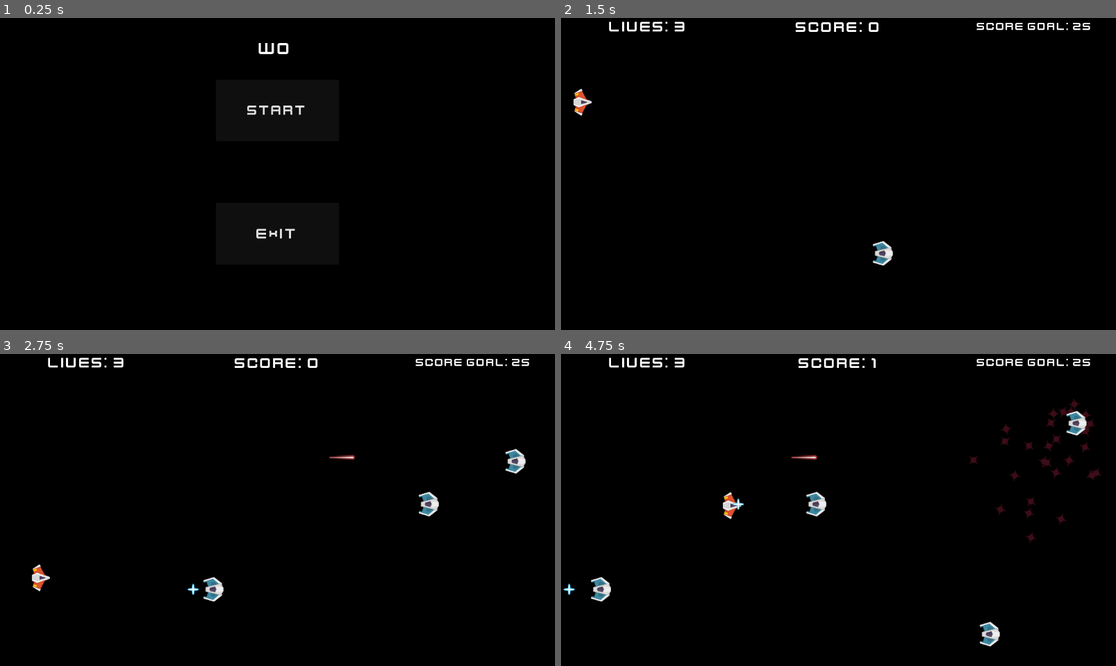
Above: before the commit, frames 1-4 (two rows, left to right).
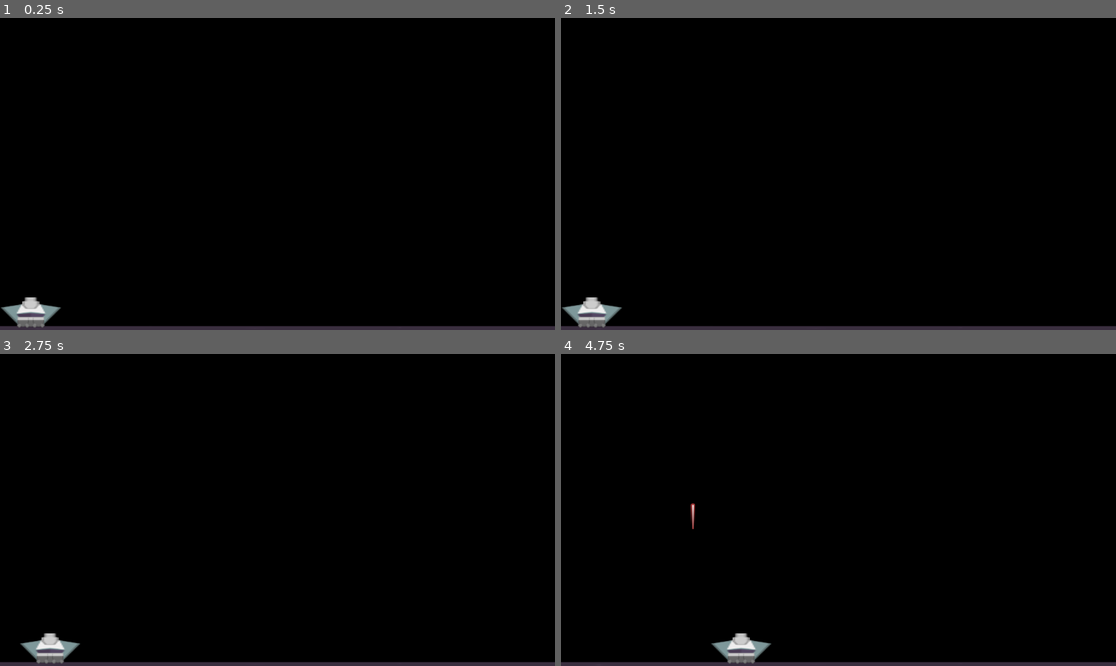
Above: after the commit, the same moments.

Repository: 22dunkae/space-shooter-game-assesment
Game: Godot game, scene res://prefabs/Space invaders.tscn
Two runs of this game, one before a commit and one after it. Both use one fixed random seed, a clock stepped at 60 frames per second and the inputs below. Before the commit the project starts from res://prefabs/Main_Menu.tscn.
Inputs (mouse positions are in pixels of both pictures, inside the frame that each line leads up to):
- Up to frame 1 (0.25 s): no input
- Up to frame 2 (1.5 s): click (838, 111) at 0.5 s, where only the run before the commit has a clickable "START"; hold W (player_up) from 1.28 s (still down); hold A (player_b) from 1.28 s (still down)
- Up to frame 3 (2.75 s): tap D (player_f) at 1.55, 2.1 s; release W (player_up) at 2.03 s; release A (player_b) at 2.03 s; hold S (player_down) from 2.03 s (still down); tap Space (player_shoot) at 2.3 s
- Up to frame 4 (4.75 s): release S (player_down) at 2.78 s; hold A (player_b) 2.78-3.53 s; hold W (player_up) 2.78-4.28 s; tap Space (player_shoot) at 2.85, 4.55 s; tap A (player_b) at 3.6 s; tap D (player_f) at 3.8 s; hold S (player_down) from 4.28 s (still down); hold D (player_f) from 4.28 s (still down)

The runs differ from the first frame. In frame 1, 2.3% of the frame differs, in the area x 0-100%, y 8-100%; in frame 2, 3.0%; in frame 3, 3.5%; in frame 4, 4.4%, in the area x 0-100%, y 1-100%.

Commit message:
created new game aspect

Diff:
--- a/Restart_project_shooter/code/laser.gd
+++ b/Restart_project_shooter/code/laser2.gd
@@ -1,5 +1,5 @@
 extends Area2D
-class_name laser
+class_name spaceinvaderlaser
 @export var speed=25
 
 # Called when the node enters the scene tree for the first time.
@@ -9,4 +9,4 @@
 
 # Called every frame. 'delta' is sthe elapsed time since the previous frame.
 func _process(delta):
-	position.x +=speed
+	position.y -=speed
--- /dev/null
+++ b/Restart_project_shooter/prefabs/Space invaders.tscn
@@ -0,0 +1,14 @@
+[gd_scene load_steps=3 format=3 uid="uid://djbwav3h48q52"]
+
+[ext_resource type="Texture2D" uid="uid://c32jxgmkngd1j" path="res://textures/kenney_space-shooter-redux/Backgrounds/darkPurple.png" id="1_5xo5r"]
+[ext_resource type="PackedScene" uid="uid://gtsb7y2q1ku7" path="res://prefabs/spaceinvaderplayer.tscn" id="1_7jg5w"]
+
+[node name="Node2D" type="Node2D"]
+
+[node name="Sprite2D" type="Sprite2D" parent="."]
+position = Vector2(560, 648)
+scale = Vector2(4.875, 0.0625002)
+texture = ExtResource("1_5xo5r")
+
+[node name="spaceinvaderplayer" parent="." instance=ExtResource("1_7jg5w")]
+position = Vector2(64, 632)
--- /dev/null
+++ b/Restart_project_shooter/prefabs/laser2.tscn
@@ -0,0 +1,18 @@
+[gd_scene load_steps=4 format=3 uid="uid://c2raye6ro25hq"]
+
+[ext_resource type="Script" path="res://code/laser2.gd" id="1_xrs8y"]
+[ext_resource type="Texture2D" uid="uid://lsbcnkr2pfqe" path="res://textures/kenney_space-shooter-redux/PNG/Lasers/laserRed01.png" id="2_s7qkv"]
+
+[sub_resource type="RectangleShape2D" id="RectangleShape2D_8ckkf"]
+size = Vector2(54, 10)
+
+[node name="laser" type="Area2D"]
+position = Vector2(301, 233)
+script = ExtResource("1_xrs8y")
+metadata/_edit_group_ = true
+
+[node name="Sprite2D" type="Sprite2D" parent="."]
+texture = ExtResource("2_s7qkv")
+
+[node name="CollisionShape2D" type="CollisionShape2D" parent="."]
+shape = SubResource("RectangleShape2D_8ckkf")
--- /dev/null
+++ b/Restart_project_shooter/prefabs/ship.gd
@@ -0,0 +1,28 @@
+extends CharacterBody2D
+
+@onready var laser_perfab =preload("res://prefabs/laser2.tscn")
+const SPEED = 300.0
+const JUMP_VELOCITY = -400.0
+
+# Get the gravity from the project settings to be synced with RigidBody nodes.
+
+
+
+func _physics_process(delta):
+	# Add the gravity.
+
+
+	# Handle Jump.
+
+
+
+	if Input.is_action_pressed("player_f") and position.x <1020:
+		position.x+=10
+	if Input.is_action_pressed("player_b") and position.x >0:
+		position.x -=10
+	if Input.is_action_just_pressed("player_shoot"):
+		#make a laser
+		var laser = laser_perfab.instantiate()
+		laser.position = Vector2(position.x,-20)
+		get_parent().add_child(laser)
+		$AudioStreamPlayer.play()
--- /dev/null
+++ b/Restart_project_shooter/prefabs/spaceinvaderplayer.tscn
@@ -0,0 +1,56 @@
+[gd_scene load_steps=7 format=3 uid="uid://gtsb7y2q1ku7"]
+
+[ext_resource type="Script" path="res://prefabs/ship.gd" id="1_ki83j"]
+[ext_resource type="Texture2D" uid="uid://b4nruheoq7q7j" path="res://textures/kenney_space-shooter-redux/PNG/Parts/cockpitBlue_0.png" id="2_uk84u"]
+[ext_resource type="Texture2D" uid="uid://dj26b4ygbylcx" path="res://textures/kenney_space-shooter-redux/PNG/Parts/engine3.png" id="3_f3bqs"]
+[ext_resource type="Texture2D" uid="uid://bl1ak24biwwie" path="res://textures/kenney_space-shooter-redux/PNG/Parts/gun07.png" id="4_whehp"]
+[ext_resource type="AudioStream" uid="uid://c7ocw3jvnyr2n" path="res://textures/kenney_space-shooter-redux/Bonus/sfx_laser1.ogg" id="5_g0isi"]
+
+[sub_resource type="RectangleShape2D" id="RectangleShape2D_cjr86"]
+size = Vector2(128, 64)
+
+[node name="spaceinvaderplayer" type="Node2D"]
+
+[node name="ship" type="CharacterBody2D" parent="."]
+script = ExtResource("1_ki83j")
+
+[node name="CollisionShape2D" type="CollisionShape2D" parent="ship"]
+position = Vector2(0, -24)
+shape = SubResource("RectangleShape2D_cjr86")
+
+[node name="Sprite2D" type="Sprite2D" parent="ship"]
+position = Vector2(-5.72205e-06, -14.75)
+scale = Vector2(2.5098, 0.606667)
+texture = ExtResource("2_uk84u")
+
+[node name="Sprite2D2" type="Sprite2D" parent="ship/Sprite2D"]
+position = Vector2(0.00155544, 24.1505)
+rotation = -0.0224332
+scale = Vector2(0.398532, 1.64833)
+skew = 0.0211222
+texture = ExtResource("3_f3bqs")
+flip_h = true
+flip_v = true
+
+[node name="Sprite2D4" type="Sprite2D" parent="ship/Sprite2D"]
+position = Vector2(6.37648, 24.2047)
+rotation = -0.0224332
+scale = Vector2(0.398532, 1.64833)
+skew = 0.0211222
+texture = ExtResource("3_f3bqs")
+flip_v = true
+
+[node name="Sprite2D" type="Sprite2D" parent="ship/Sprite2D"]
+position = Vector2(-6.37475, 24.3674)
+rotation = 3.13037
+scale = Vector2(0.398461, 1.64835)
+skew = 0.0105624
+texture = ExtResource("3_f3bqs")
+
+[node name="Sprite2D3" type="Sprite2D" parent="ship/Sprite2D"]
+position = Vector2(2.27988e-06, -41.6209)
+texture = ExtResource("4_whehp")
+
+[node name="AudioStreamPlayer" type="AudioStreamPlayer" parent="ship"]
+stream = ExtResource("5_g0isi")
+volume_db = 1.0
--- a/Restart_project_shooter/project.godot
+++ b/Restart_project_shooter/project.godot
@@ -11,7 +11,7 @@
 [application]
 
 config/name="space shooter game"
-run/main_scene="res://prefabs/Main_Menu.tscn"
+run/main_scene="res://prefabs/Space invaders.tscn"
 config/features=PackedStringArray("4.1", "Forward Plus")
 config/icon="res://icon.svg"
 
